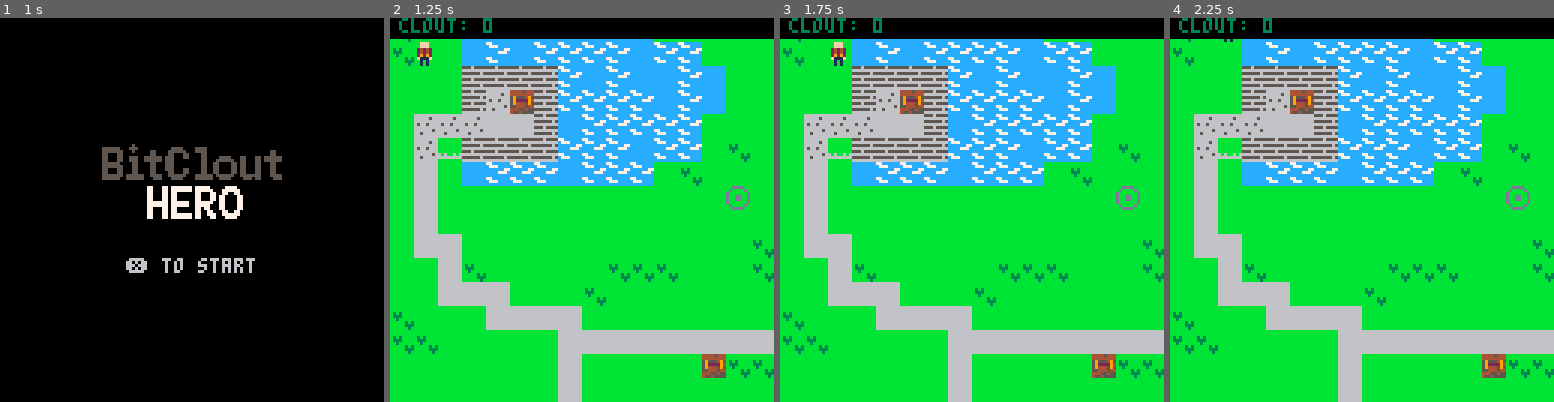
Above: before the commit, frames 1-4 (left to right).
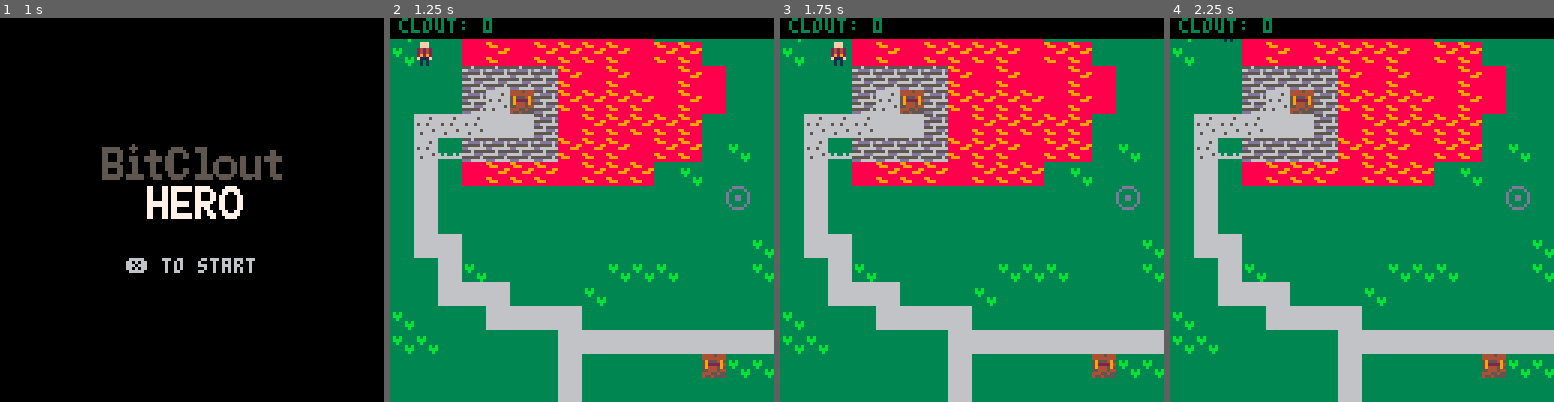
Above: after the commit, the same moments.

Repository: thoughtlesslabs/bitclouthero
Game: PICO-8 cartridge bitclout.p8
The game is run twice, just before and just after one commit, with the same random seed, the same clock (stepped at 60 frames per second) and the same inputs.
Inputs:
- Up to frame 1 (1 s): tap X (X key) at 0.33 s
- Up to frame 2 (1.25 s): tap X (X key) at 1.07 s
- Up to frame 3 (1.75 s): hold Right from 1.6 s (still down)
- Up to frame 4 (2.25 s): tap X (X key) at 1.85 s; release Right at 2.1 s; hold Up from 2.15 s (still down)

Frame 1 is identical in both runs. In frame 2, 78% of the frame differs, in the area x 0-100%, y 5-100%; in frame 3, 78%; in frame 4, 78%.

Commit message:
Working on different graphic style options

Diff:
--- a/bitclout.p8
+++ b/bitclout.p8
@@ -230,7 +230,7 @@
 end
 
 function drawgame()
-	cls(11)
+	cls(3)
 	draw_map()
 	draw_player()
 		-- hud
@@ -483,13 +491,13 @@
 0202020202020202020202020302020302030303030202021303030202020203030302020202020202021302020206020202020202021313131313131313020202020000000000000000000000000000000000000000000000000000000000000000000000000000000000000000000000000000000000000000000000000000
 0202020202020202020202020303030303030302020202021313030303030303030303020202020202021302020202020202020202131302020202020202131313020000000000000000000000000000000000000000000000000000000000000000000000000000000000000000000000000000000000000000000000000000
 0202020202020202020202020202020303030302020202020213030303030303030303020202020202131302020202020202020202130202020202020202020202131313000000000000000000000000000000000000000000000000000000000000000000000000000000000000000000000000000000000000000000000000
-0202020202020202022602020202020202020202020202020213030303020303030303020202020202131302020202020202020202130202020202020202020202020000000000000000000000000000000000000000000000000000000000000000000000000000000000000000000000000000000000000000000000000000
-0202020202020202020202020202020202020202020202020213131302030303030302020202020202021302020202020202020213130202020202020202020202020000000000000000000000000000000000000000000000000000000000000000000000000000000000000000000000000000000000000000000000000000
-0202020202020202020202020202020202020202020202020202021313131313131313020202020202021302020213131313131313020202020202260202020202020000000000000000000000000000000000000000000000000000000000000000000000000000000000000000000000000000000000000000000000000000
-0202020202020202020202020202020202020202020202020202020202020202020213131313131313131313131313020202020202020202020202020202020202020000000000000000000000000000000000000000000000000000000000000000000000000000000000000000000000000000000000000000000000000000
-0202020202020202020202020202020202020202020202020202020202020202020202020202020202020202020202020202020202020202020202020202020202020000000000000000000000000000000000000000000000000000000000000000000000000000000000000000000000000000000000000000000000000000
-…(5 lines of a section not shown)…
+0202020202020202022602020202020202020202363636363613030303020303030303020202020202131302020202020202020202130202020202020202020202020000000000000000000000000000000000000000000000000000000000000000000000000000000000000000000000000000000000000000000000000000
+0202020202020202020202020202020202020202373737373613131302030303030302020202020202021302020202020202020213130202020202020202020202020000000000000000000000000000000000000000000000000000000000000000000000000000000000000000000000000000000000000000000000000000
+0202020202020202020202020202020202020202373636363636361313131313131313020202020202021302020213131313131313020202020202260202020202020000000000000000000000000000000000000000000000000000000000000000000000000000000000000000000000000000000000000000000000000000
+0202020202020202020202020202020202020202363637363736370202020202020213131313131313131313131313020202020202020202020202020202020202020000000000000000000000000000000000000000000000000000000000000000000000000000000000000000000000000000000000000000000000000000
+0202020202020202020202020202020202020202363636363636360202020202020202020202020202020202020202020202020202020202020202020202020202020000000000000000000000000000000000000000000000000000000000000000000000000000000000000000000000000000000000000000000000000000
+…(5 lines of a section not shown)…
Not shown, changed: 44 lines of the sprite sheet (__gfx__) section of bitclout.p8
